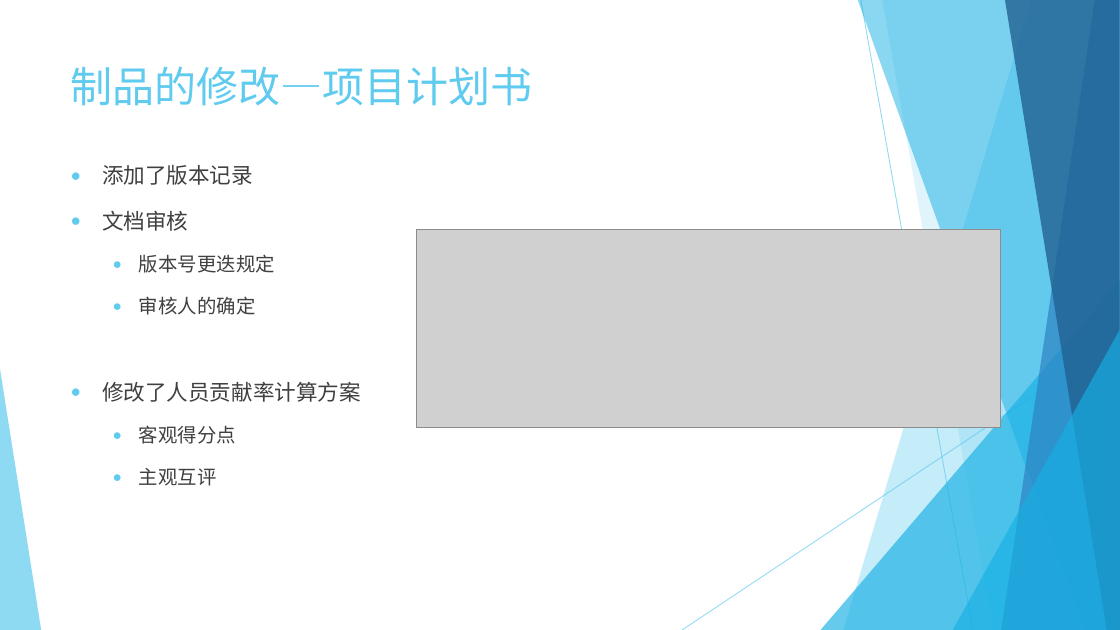
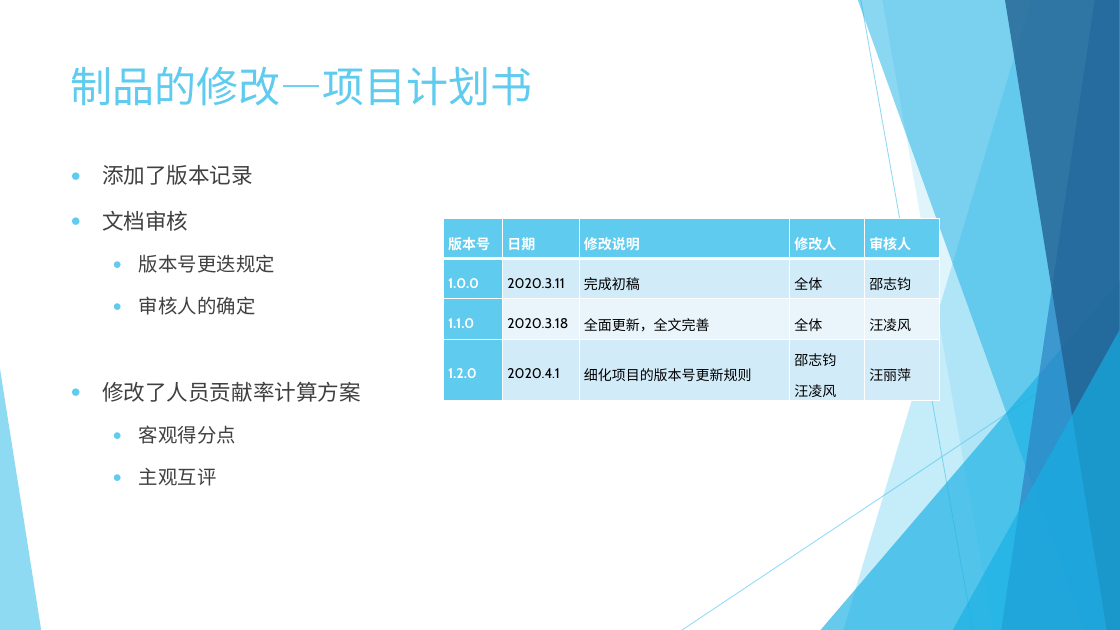
Before and after one commit to bhsei/20_B, a slide deck: slide 4 of 2-幻灯片/第5周-需求评审.pptx. Drawn at 1120x630 pixels with LibreOffice and Linux fonts; fonts in the diff are those of the drawing; grey boxes stand for pictures. Boxes give left, top, right and bottom in pixels: in the first picture for what was removed or moved away, otherwise in the second. Text is boxed around its words. In the diff, an @@ line names an element or a change of style, - is before the commit and + after.

Commit message:
更新修改记录

```diff
--- a/2-幻灯片/第5周-需求评审.pptx
+++ b/2-幻灯片/第5周-需求评审.pptx
@@ picture removed at (416,229,1001,428) @@
@@ table added at (444,218,940,401), 4 rows, 5 columns @@
+版本号 | 日期 | 修改说明 | 修改人 | 审核人
+1.0.0 | 2020.3.11 | 完成初稿 | 全体 | 邵志钧
+1.1.0 | 2020.3.18 | 全面更新，全文完善 | 全体 | 汪凌风
+1.2.0 | 2020.4.1 | 细化项目的版本号更新规则 | 邵志钧 / 汪凌风 | 汪丽萍
```
Also in this commit, not shown: 2 other slides changed, 1 other file.
